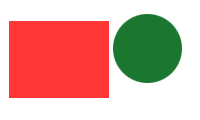
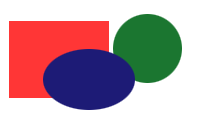
Layers edited between the first and the second (200, 120) image:
added layer "圖層 3" above "圖層 2" over [43, 49, 135, 110]
